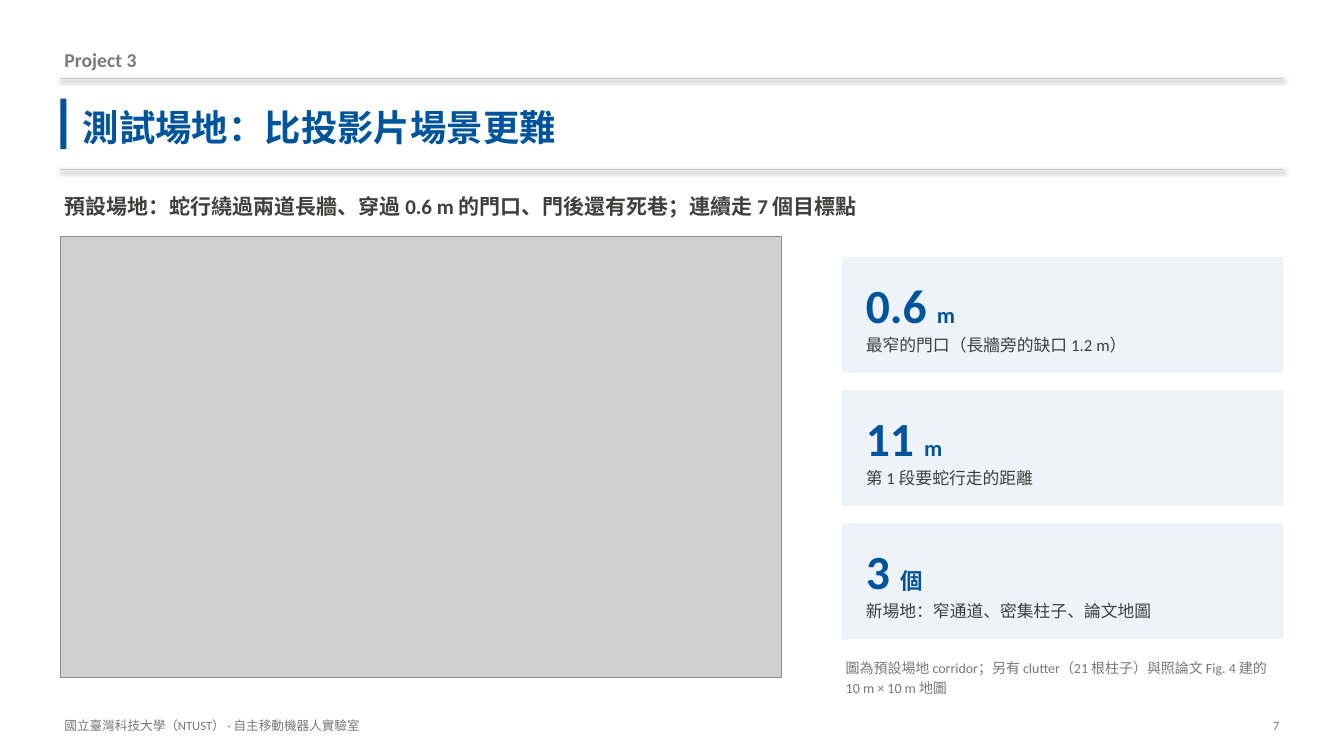
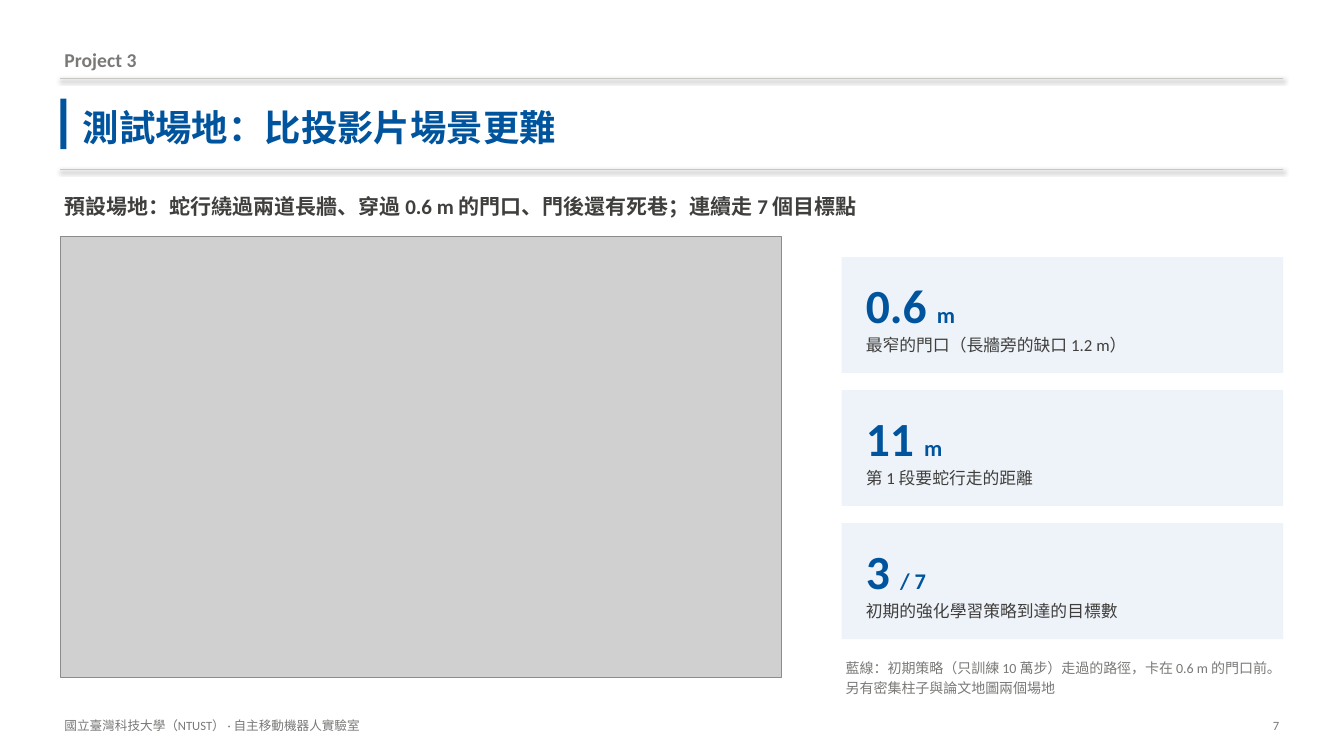
Before and after one commit to Anny1007/dogzilla-s1-sim, a slide deck: slide 7 of docs/DOGZILLA_專案簡報.pptx. Drawn at 1344x756 pixels with LibreOffice and Linux fonts; fonts in the diff are those of the drawing; grey boxes stand for pictures. Boxes give left, top, right and bottom in pixels: in the first picture for what was removed or moved away, otherwise in the second. Text is boxed around its words. In the diff, an @@ line names an element or a change of style, - is before the commit and + after.

```diff
--- a/docs/DOGZILLA_專案簡報.pptx
+++ b/docs/DOGZILLA_專案簡報.pptx
@@ text at (866, 557, 926, 590): text changed; size 34 to 16 pt @@
-3 個
+3 / 7
@@ text at (866, 603, 1118, 619): text changed @@
-新場地：窄通道、密集柱子、論文地圖
+初期的強化學習策略到達的目標數
@@ text at (846, 661, 1281, 694): text changed @@
-圖為預設場地 corridor；另有 clutter（21 根柱子）與照論文 Fig. 4 建的 10 m × 10 m 地圖
+藍線：初期策略（只訓練 10 萬步）走過的路徑，卡在 0.6 m 的門口前。另有密集柱子與論文地圖兩個場地
```
Also in this commit, not shown: 2 other slides changed, 18 other files.
